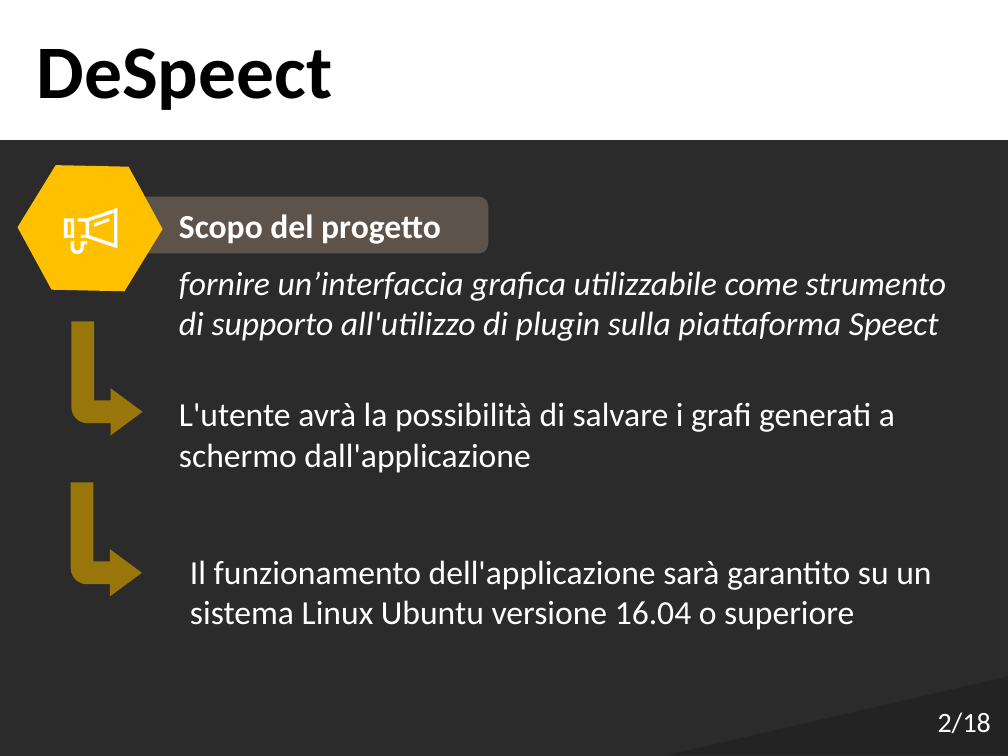
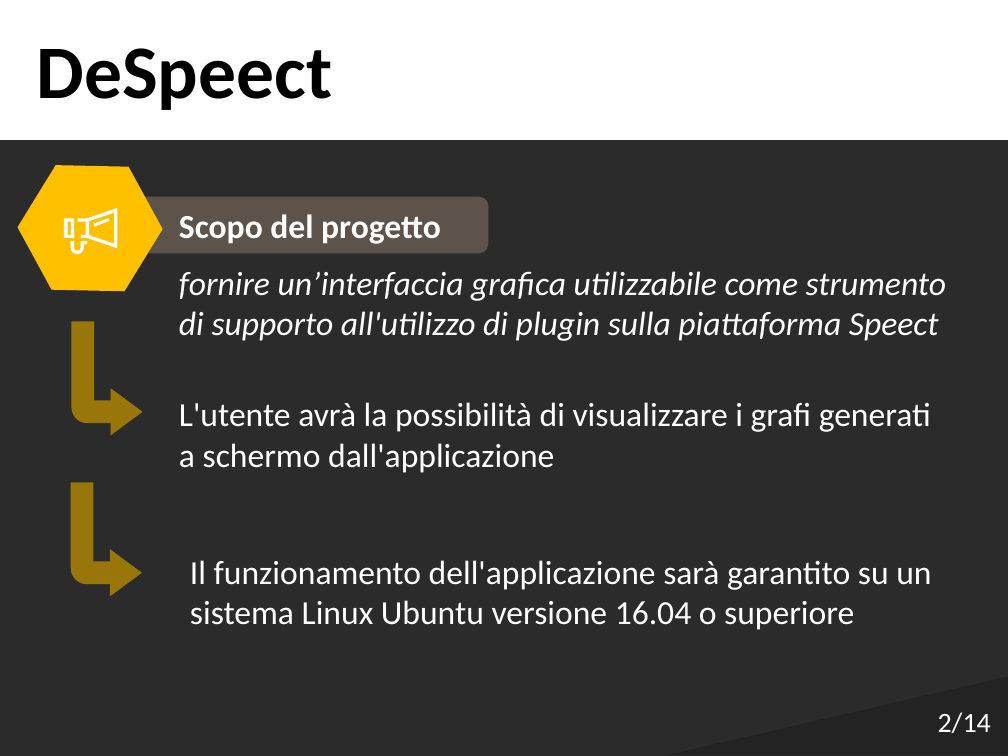
Before and after one commit to Italiaracerx/progettoSWE, a slide deck: slide 2 of Presentazioni/Presentazione TB 12-03-2018.pptx. Drawn at 1008x756 pixels with LibreOffice and Linux fonts; fonts in the diff are those of the drawing; background and template pictures are left out; a plain dark background stands for a picture behind light text. Boxes give left, top, right and bottom in pixels: in the first picture for what was removed or moved away, otherwise in the second. Text is boxed around its words. In the diff, an @@ line names an element or a change of style, - is before the commit and + after.

```diff
--- a/Presentazioni/Presentazione TB 12-03-2018.pptx
+++ b/Presentazioni/Presentazione TB 12-03-2018.pptx
@@ text at [179, 402, 931, 473]: text changed @@
-L'utente avrà la possibilità di salvare i grafi generati a schermo dall'applicazione
+L'utente avrà la possibilità di visualizzare i grafi generati a schermo dall'applicazione
@@ text at [938, 712, 991, 733]: text changed @@
-2/18
+2/14
```
Also in this commit, not shown: 11 other slides changed, 5 slides removed.
